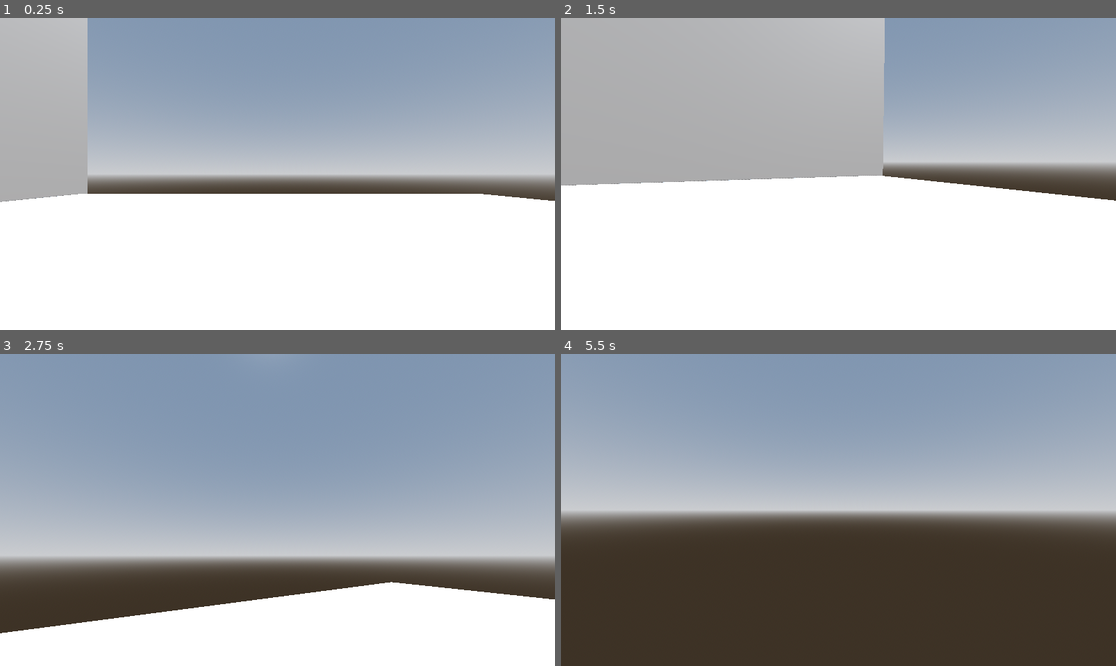
Above: before the commit, frames 1-4 (two rows, left to right).
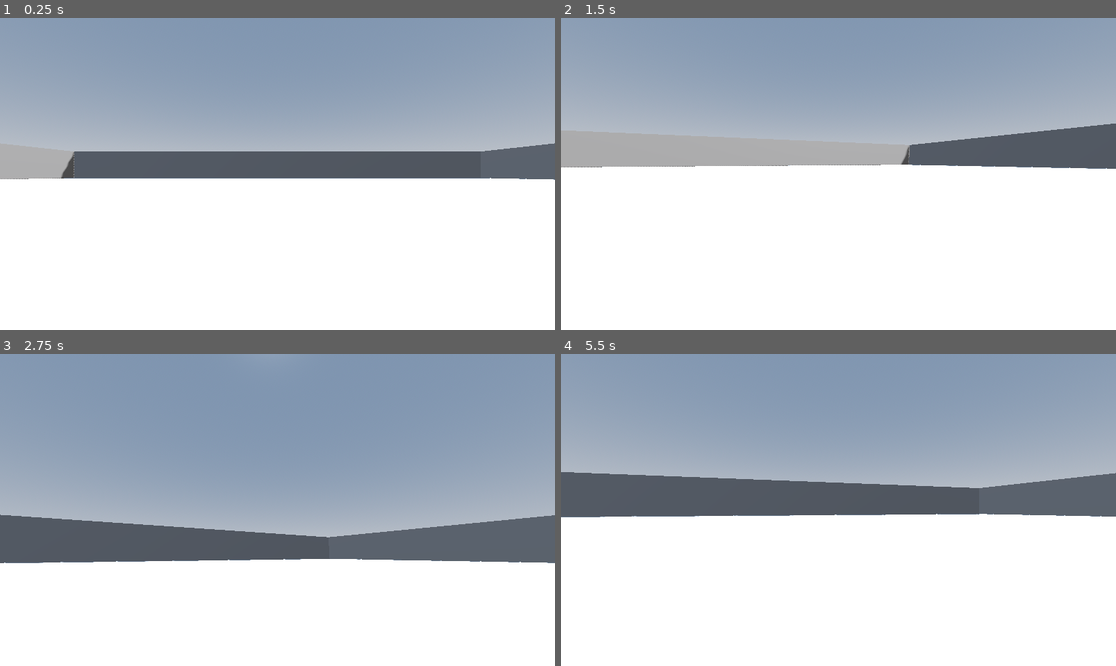
Above: after the commit, the same moments.

Repository: 108charlotte/parthenon-project
Game: Godot game, scene res://main.tscn
The game is run twice, just before and just after one commit, with the same random seed, the same clock (stepped at 60 frames per second) and the same inputs.
Inputs (mouse positions are in pixels of both pictures, inside the frame that each line leads up to):
- Up to frame 1 (0.25 s): no input
- Up to frame 2 (1.5 s): tap Enter (ui_accept) at 0.5, 0.77 s; move the mouse to (866, 174) at 0.52 s; hold Up (forward) from 0.53 s (still down); tap Alt at 0.6 s; move the mouse to (810, 174) at 1.27 s; tap Shift at 1.35 s
- Up to frame 3 (2.75 s): keep holding Up (forward); tap Enter (ui_accept) at 1.52 s; move the mouse to (288, 503) at 2.02 s; tap Alt at 2.1 s
- Up to frame 4 (5.5 s): keep holding Up (forward); move the mouse to (832, 516) at 2.77 s; tap Shift at 2.85, 4.35 s; tap Enter (ui_accept) at 3.02, 3.77, 4.52 s; move the mouse to (877, 513) at 3.52 s; tap Alt at 3.6, 5.1 s; move the mouse to (794, 506) at 4.27 s; move the mouse to (844, 510) at 5.02 s

The runs differ from the first frame. In frame 1, 17% of the frame differs, in the area x 0-100%, y 0-60%; in frame 2, 24%; in frame 3, 25%; in frame 4, 60%, in the area x 0-100%, y 37-100%.

Commit message:
added headbobs from tutorial and expanded world...not sure if it made a difference

Diff:
--- a/character_body_3d.gd
+++ b/character_body_3d.gd
@@ -4,6 +4,10 @@
 const SPEED = 5.0
 const JUMP_VELOCITY = 4.5
 const SENSITIVITY = 0.02
+
+const BOB_FREQ = 5.0
+const BOB_AMP = 0.005
+var t_bob = 0.0
 
 @onready var head = $Head
 @onready var camera = $Head/Camera3D
@@ -37,4 +41,14 @@
 		velocity.x = 0.0
 		velocity.z = 0.0
 
+	# head bob
+	t_bob += delta *velocity.length() * float(is_on_floor())
+	camera.transform.origin = _headbob(t_bob)
+
 	move_and_slide()
+
+func _headbob(time) -> Vector3:
+	var pos = Vector3.ZERO
+	pos.y = sin(time * BOB_FREQ) * BOB_AMP
+	pos.x = cos(time * (BOB_FREQ * 0.5)) * (BOB_AMP * 0.5)
+	return pos
--- a/main.tscn
+++ b/main.tscn
@@ -27,14 +27,29 @@
 [node name="WorldEnvironment" type="WorldEnvironment" parent="."]
 environment = SubResource("Environment_1bvp3")
 
-[node name="CSGBox3D" type="CSGBox3D" parent="."]
+[node name="Map" type="CSGBox3D" parent="."]
 use_collision = true
-size = Vector3(20, 0.002, 20)
+size = Vector3(100, 0.002, 100)
 
 [node name="Wall1" type="CSGBox3D" parent="."]
-transform = Transform3D(1, 0, 0, 0, 1, 0, 0, 0, 1, -9.68684, 9.70965, -0.342977)
+transform = Transform3D(1, 0, 0, 0, 1, 0, 0, 0, 1, 50, 3, 0)
 use_collision = true
-size = Vector3(0.002, 20, 20.0474)
+size = Vector3(0.002, 7, 100)
+
+[node name="Wall2" type="CSGBox3D" parent="."]
+transform = Transform3D(1, 0, 0, 0, 1, 0, 0, 0, 1, -50, 3, 0)
+use_collision = true
+size = Vector3(0.002, 7, 100)
+
+[node name="Wall3" type="CSGBox3D" parent="."]
+transform = Transform3D(-4.37114e-08, 0, 1, 0, 1, 0, -1, 0, -4.37114e-08, 0, 3, -50)
+use_collision = true
+size = Vector3(0.002, 7, 100)
+
+[node name="Wall4" type="CSGBox3D" parent="."]
+transform = Transform3D(-4.37114e-08, 0, 1, 0, 1, 0, -1, 0, -4.37114e-08, 0, 3, 50)
+use_collision = true
+size = Vector3(0.002, 7, 100)
 
 [node name="CharacterBody3D" type="CharacterBody3D" parent="."]
 transform = Transform3D(1, 0, 0, 0, 1, 0, 0, 0, 1, 0, 0.990934, 0)
